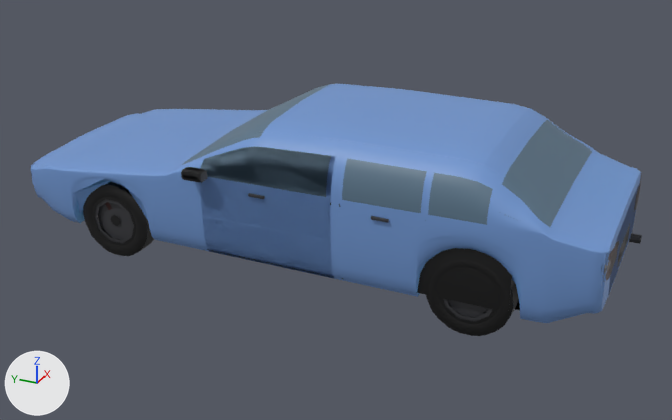
What one commit did to the glTF model godot/assets/models/cv2_limo.glb.
The view is the same before and after, from a 50 mm lens placed at (-7.17, -3.36, 4.02), pointed at (-0.08, -0.16, 0.47). The axes (+X, +Y, +Z) are drawn at lower left. The lights are the same throughout. The picture after the commit comes second. Objects named as collision shapes, trigger or cutter boxes, shadow casters or lower levels of detail are left out. Where no turn or scale is listed for an object, it has been applied to the vertices. Vertices at exactly the same position are counted once.

Names of what the first picture shows: 'Body', 'Body_LOD1', 'DoorL_Mesh', 'WheelFL_Tyre', 'WheelFL_TyreLOD1', 'WheelRL_Tyre', 'WheelRL_TyreLOD1'.
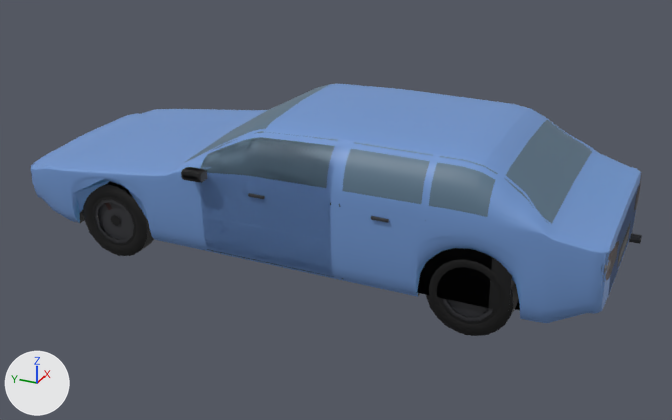
Where the newer file only moved an object's origin or applied its transform, the numbers keep the older frame.

Boxes [x1, y1, x2, y2] around the edits, measured in the pictures (672 x 420 px; the box of a moved part takes in the faces that stretch with it):
'Body', reshaped: before [31, 84, 642, 323]; after [31, 84, 642, 336]
'Body_LOD1', reshaped (11% taller): before [31, 105, 640, 313]; after [31, 105, 640, 335]
part 1 of me_body, recoloured: [80, 211, 494, 309] in both
part 2 of me_body, recoloured: [80, 211, 420, 296] in both
part 3 of me_body, recoloured (darker): [205, 137, 495, 189] in both
part 4 of me_body, recoloured: [182, 129, 552, 227] in both
part 5 of me_body_lod1, added: after [618, 226, 630, 265]
part 6 of me_body_lod1, reshaped: before [618, 224, 630, 261]; after [83, 183, 514, 335]
part 7 of me_body_lod1, recoloured: [313, 137, 498, 174] in both
part 8 of me_body_lod1, recoloured: [206, 167, 549, 224] in both
part 9 of me_doorl_mesh, moved or reshaped: before [205, 147, 335, 255]; after [206, 138, 338, 250]
'WheelRL_Tyre', unchanged, covered by the edit: before [426, 259, 518, 336]
'WheelFL_Tyre', unchanged, covered by the edit: before [83, 182, 154, 256]
'WheelFL_TyreLOD1', unchanged, covered by the edit: before [83, 185, 153, 256]

What changed in the scene script:
```text
Change me_body:
    used by ob_body; location = (0.0, 0.0, 0.0)
    remove me_body.from_pydata(...)  # 3356 vertices, 6116 faces; spans x -1.12..1.12, y -2.79..2.71, z 0.17..1.49
    add me_body.from_pydata(...)  # 4991 vertices, 8340 faces; spans x -1.12..1.12, y -2.79..2.71, z 0.0..1.49
    me_body part 1: 380 kept faces spanning x -0.93..0.93, y -2.7..2.7, z 0.25..1.44 get new vertex colours
    me_body part 2: 128 faces spanning x -0.9..-0.61, y -2.7..2.7, z 0.25..0.77 switch from mat_paint to mat_details
    me_body part 3: 38 faces spanning x -0.89..-0.81, y -1.8..0.7, z 1.13..1.4 switch from mat_paint to mat_glass
    me_body part 4: 78 faces spanning x -0.98..-0.71, y -2.25..0.95, z 1.01..1.41 switch from mat_glass to mat_paint
    edits to the shape of me_body do not show in these pictures
Change me_body_lod1:
    used by ob_body_lod1; location = (0.0, 0.0, 0.0)
    remove me_body_lod1.from_pydata(...)  # 764 vertices, 1388 faces; spans x -1.12..1.12, y -2.78..2.71, z 0.17..1.49
    add me_body_lod1.from_pydata(...)  # 1213 vertices, 1976 faces; spans x -1.12..1.12, y -2.78..2.71, z 0.0..1.49
    me_body_lod1 part 5: the loose piece of 5 vertices spanning x -0.29..0.29, y -2.7, z 0.52..0.69 is copied, and the copy is scaled about its middle by (0.966, 0.167, 0.824); it spans x -0.28..0.28, y -2.71, z 0.53..0.67
    me_body_lod1 part 6: 4 vertices removed from x -0.29..0.29, y -2.7, z 0.52..0.69; 402 vertices added at x -0.93..0.93, y -2.7..2.06, z 0.0..1.44
    me_body_lod1 part 7: 14 faces spanning x -0.95..-0.74, y -1.8..0.2, z 1.16..1.43 switch from mat_paint to mat_glass
    me_body_lod1 part 8: 32 faces spanning x -0.98..-0.74, y -2.25..0.95, z 1.0..1.33 switch from mat_glass to mat_paint
    other edits to the shape of me_body_lod1 do not show in these pictures
Change me_doorl_mesh:
    used by ob_doorl_mesh; location = (-0.952, 0.7, 0.794)
    remove me_doorl_mesh.from_pydata(...)  # 288 vertices, 484 faces; spans x -0.027..0.148, y -1.22..0.0, z -0.544..0.544
    add me_doorl_mesh.from_pydata(...)  # 288 vertices, 484 faces; spans x -0.027..0.216, y -1.22..0.0, z -0.483..0.604
    me_doorl_mesh part 9: 288 of 288 vertices moved; they spanned x -0.027..0.148, y -1.22..0.0, z -0.544..0.544 and now span x -0.027..0.216, y -1.22..0.0, z -0.483..0.604; mean shift (0.008, 0.0, 0.089)
```
